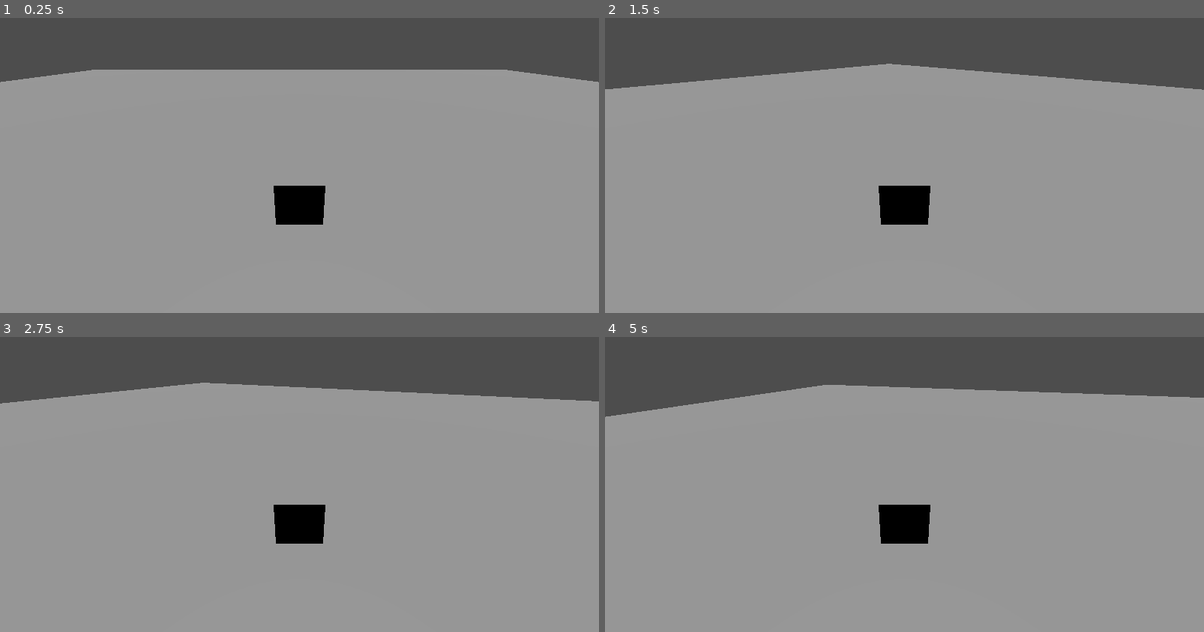
Above: before the commit, frames 1-4 (two rows, left to right).
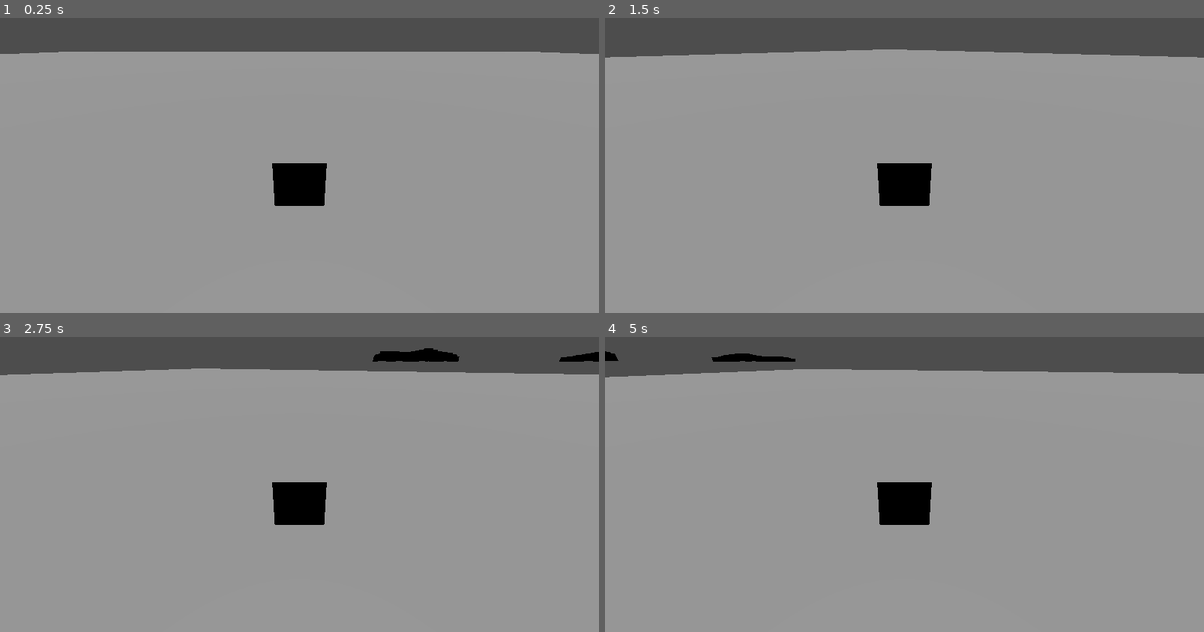
Above: after the commit, the same moments.

Repository: Tchetchouille/GMTK2024
Game: Godot game, scene res://scenes/test_char.tscn
Two runs of this game, one before a commit and one after it. Both use one fixed random seed, a clock stepped at 60 frames per second and the inputs below. This scene is started directly instead of the project's main scene.
Inputs (mouse positions are in pixels of both pictures, inside the frame that each line leads up to):
- Up to frame 1 (0.25 s): no input
- Up to frame 2 (1.5 s): tap Enter at 0.5 s; move the mouse to (1036, 127) at 0.52 s; hold D (move_right) 0.53-1.28 s; click (1036, 127) at 0.6 s; move the mouse to (784, 162) at 1.27 s; hold S (move_back) from 1.28 s (still down); click (784, 162) at 1.35 s
- Up to frame 3 (2.75 s): move the mouse to (359, 390) at 2.02 s; release S (move_back) at 2.03 s; hold D (move_right) from 2.03 s (still down); click (359, 390) at 2.1 s
- Up to frame 4 (5 s): move the mouse to (874, 531) at 2.77 s; release D (move_right) at 2.78 s; hold W (move_forward) 2.78-3.53 s; click (874, 531) at 2.85 s; move the mouse to (1084, 514) at 3.52 s; hold A (move_left) from 3.53 s (still down); click (1084, 514) at 3.6 s; move the mouse to (724, 413) at 4.27 s; click (724, 413) at 4.35 s

The runs differ from the first frame. In frame 1, 7.8% of the frame differs, in the area x 0-100%, y 11-71%; in frame 2, 9.1%; in frame 3, 8.9%; in frame 4, 9.2%, in the area x 0-100%, y 4-71%.
Error after the commit: Invalid assignment of property or key 'mesh' with value of type 'BoxMesh' on a base object of type 'Nil'. (res://scripts/weapon.gd:14)

Commit message:
Added weapon pickup function

Diff:
--- a/project.godot
+++ b/project.godot
@@ -42,6 +42,11 @@
 "events": [Object(InputEventKey,"resource_local_to_scene":false,"resource_name":"","device":-1,"window_id":0,"alt_press …(192 unchanged characters)…
 ]
 }
+click_action={
+"deadzone": 0.5,
+"events": [Object(InputEventMouseButton,"resource_local_to_scene":false,"resource_name":"","device":-1,"window_id":0,"alt_pressed":false,"shift_pressed":false,"ctrl_pressed":false,"meta_pressed":false,"button_mask":1,"position":Vector2(586, 28),"global_position":Vector2(605, 119),"factor":1.0,"button_index":1,"canceled":false,"pressed":true,"double_click":false,"script":null)
+]
+}
 
 [rendering]
 
--- a/scenes/Character.tscn
+++ b/scenes/Character.tscn
@@ -1,19 +1,36 @@
-[gd_scene load_steps=4 format=3 uid="uid://c4y02kp5q7cfb"]
+[gd_scene load_steps=6 format=3 uid="uid://ywenk7jinwf5"]
 
+[ext_resource type="Resource" uid="uid://dcgc6l10oi7wc" path="res://resources/bone.tres" id="2_juvo0"]
 [ext_resource type="Script" path="res://scripts/character_body_3d.gd" id="2_ro3ve"]
 
 [sub_resource type="BoxShape3D" id="BoxShape3D_ewddu"]
 
 [sub_resource type="BoxMesh" id="BoxMesh_7ce67"]
 
-[node name="Body" type="CharacterBody3D"]
+[sub_resource type="CylinderShape3D" id="CylinderShape3D_dtfg1"]
+radius = 1.0
+
+[node name="character" type="CharacterBody3D"]
 script = ExtResource("2_ro3ve")
+current_weapon_resource = ExtResource("2_juvo0")
 
 [node name="CollisionShape3D" type="CollisionShape3D" parent="."]
+transform = Transform3D(1, 0, 0, 0, 1, 0, 0, 0, 1, 0, 0.5, 0)
 shape = SubResource("BoxShape3D_ewddu")
 
 [node name="MeshInstance3D" type="MeshInstance3D" parent="."]
+transform = Transform3D(1, 0, 0, 0, 1, 0, 0, 0, 1, 0, 0.5, 0)
 mesh = SubResource("BoxMesh_7ce67")
 
 [node name="Camera3D" type="Camera3D" parent="."]
 transform = Transform3D(1, 0, 0, 0, 0.906308, 0.422618, 0, -0.422618, 0.906308, 0, 3, 4)
+
+[node name="CollisionArea" type="Area3D" parent="."]
+transform = Transform3D(1, 0, 0, 0, 1, 0, 0, 0, 1, 0, 0.5, 0)
+
+[node name="CollisionShape3D" type="CollisionShape3D" parent="CollisionArea"]
+transform = Transform3D(1, 0, 0, 0, 1, 0, 0, 0, 1, 0, 0.5, 0)
+shape = SubResource("CylinderShape3D_dtfg1")
+
+[connection signal="body_entered" from="CollisionArea" to="." method="_on_collision_area_body_entered"]
+[connection signal="body_exited" from="CollisionArea" to="." method="_on_collision_area_body_exited"]
--- a/scenes/test_char.tscn
+++ b/scenes/test_char.tscn
@@ -1,28 +1,25 @@
-[gd_scene load_steps=4 format=3 uid="uid://bqmqffdpes2g1"]
+[gd_scene load_steps=6 format=3 uid="uid://d2sbju3rg8q1s"]
 
-[ext_resource type="PackedScene" uid="uid://c4y02kp5q7cfb" path="res://scenes/Character.tscn" id="1_o8ce0"]
-
-[sub_resource type="BoxShape3D" id="BoxShape3D_m26iw"]
-size = Vector3(60, 2, 60)
-
-[sub_resource type="BoxMesh" id="BoxMesh_icm45"]
-size = Vector3(60, 2, 60)
+[ext_resource type="PackedScene" uid="uid://ywenk7jinwf5" path="res://scenes/Character.tscn" id="1_o8ce0"]
+[ext_resource type="PackedScene" uid="uid://c4qxc2r4tnvva" path="res://scenes/weapon.tscn" id="2_7tshf"]
+[ext_resource type="Resource" uid="uid://beju6naak158i" path="res://resources/mountain.tres" id="3_uvvxc"]
+[ext_resource type="PackedScene" uid="uid://bb5dyhed3iijo" path="res://scenes/terrain.tscn" id="4_ywacn"]
+[ext_resource type="Resource" uid="uid://dcgc6l10oi7wc" path="res://resources/bone.tres" id="5_yxvf3"]
 
 [node name="TestChar" type="Node3D"]
 
-[node name="Ground" type="StaticBody3D" parent="."]
-transform = Transform3D(1, 0, 0, 0, 1, 0, 0, 0, 1, 0, -1, 0)
-
-[node name="CollisionShape3D" type="CollisionShape3D" parent="Ground"]
-transform = Transform3D(1, 0, 0, 0, 1, 0, 0, 0, 1, 0, -1, 0)
-shape = SubResource("BoxShape3D_m26iw")
-
-[node name="MeshInstance3D" type="MeshInstance3D" parent="Ground"]
-transform = Transform3D(1, 0, 0, 0, 1, 0, 0, 0, 1, 0, -1, 0)
-mesh = SubResource("BoxMesh_icm45")
-
-[node name="Character" parent="Ground" instance=ExtResource("1_o8ce0")]
-transform = Transform3D(1, 0, 0, 0, 1, 0, 0, 0, 1, 0, 0.575616, 0)
-
 [node name="DirectionalLight3D" type="DirectionalLight3D" parent="."]
 transform = Transform3D(1, 0, 0, 0, -4.37114e-08, 1, 0, -1, -4.37114e-08, 0, 34, 0)
+
+[node name="Weapon" parent="." instance=ExtResource("2_7tshf")]
+transform = Transform3D(1, 0, 0, 0, 1, 0, 0, 0, 1, -0.007, 1, 15.195)
+resource = ExtResource("3_uvvxc")
+
+[node name="Terrain" parent="." instance=ExtResource("4_ywacn")]
+
+[node name="character" parent="." instance=ExtResource("1_o8ce0")]
+transform = Transform3D(1, 0, 0, 0, 1, 0, 0, 0, 1, 0, 0.5, 0)
+
+[node name="Weapon2" parent="." instance=ExtResource("2_7tshf")]
+transform = Transform3D(1, 0, 0, 0, 1, 0, 0, 0, 1, 2.1303, 0, 6.42492)
+resource = ExtResource("5_yxvf3")
--- a/scripts/character_body_3d.gd
+++ b/scripts/character_body_3d.gd
@@ -1,17 +1,15 @@
 extends CharacterBody3D
 
-
-const SPEED = 5.0
-const MOUSE_SENSITIVITY = 0.01
+@export var speed = 10.0
+@export var mouse_sensitivity = 0.01
+@export var current_weapon_resource : WeaponResource
 
 var target_velocity = Vector3.ZERO
-
+var weapons_in_range = []
 
 func _physics_process(delta):
 
 	var direction = Vector3.ZERO
-
-
 
 	if Input.is_action_pressed("move_forward") :
 		direction.z -= 1
@@ -22,21 +20,45 @@
 	if Input.is_action_pressed("move_left") :
 		direction.x -= 1
 
+	if Input.is_action_just_pressed("click_action") :
+		pickup_weapon()
+
 	var movement_dir = transform.basis * Vector3(direction.x, 0, direction.z)
 
 	if direction != Vector3.ZERO :
 		direction = direction.normalized()
 
-	velocity.x = movement_dir.x * SPEED
-	velocity.z = movement_dir.z * SPEED
-
-	#target_velocity.x = direction.x * SPEED
-	#target_velocity.z = direction.z * SPEED
-
-	#velocity = target_velocity
+	velocity.x = movement_dir.x * speed
+	velocity.z = movement_dir.z * speed
 
 	move_and_slide()
 
+
+
 func _unhandled_input(event):
 	if event is InputEventMouseMotion:
-		rotate_y(-event.relative.x * MOUSE_SENSITIVITY)
+		rotate_y(-event.relative.x * mouse_sensitivity)
+
+func _on_collision_area_body_entered(body):
+	print("Entered")
+	if body.get_parent() is Weapon :
+		print("Entered weapon")
+		weapons_in_range.append(body.get_parent())
+
+func _on_collision_area_body_exited(body):
+	print("Exited")
+	if body.get_parent() is Weapon :
+		print("Exited weapon")
+		weapons_in_range.erase(body.get_parent())
+
+func pickup_weapon() :
+	var min = INF
+	var closest_weapon = null
+
+	#Pick closest weapon
+	for weapon in weapons_in_range:
+		var distance = transform.origin.distance_to(weapon.transform.origin)
+		if distance < min :
+			min = distance
+			closest_weapon = weapon
+	current_weapon_resource = closest_weapon.pick_up()
